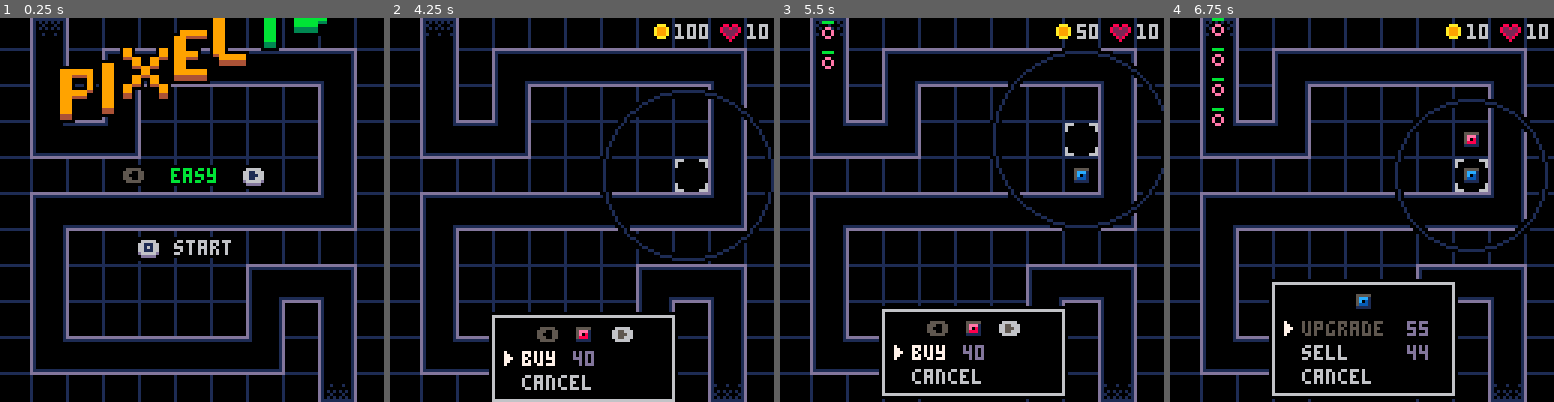
Above: before the commit, frames 1-4 (left to right).
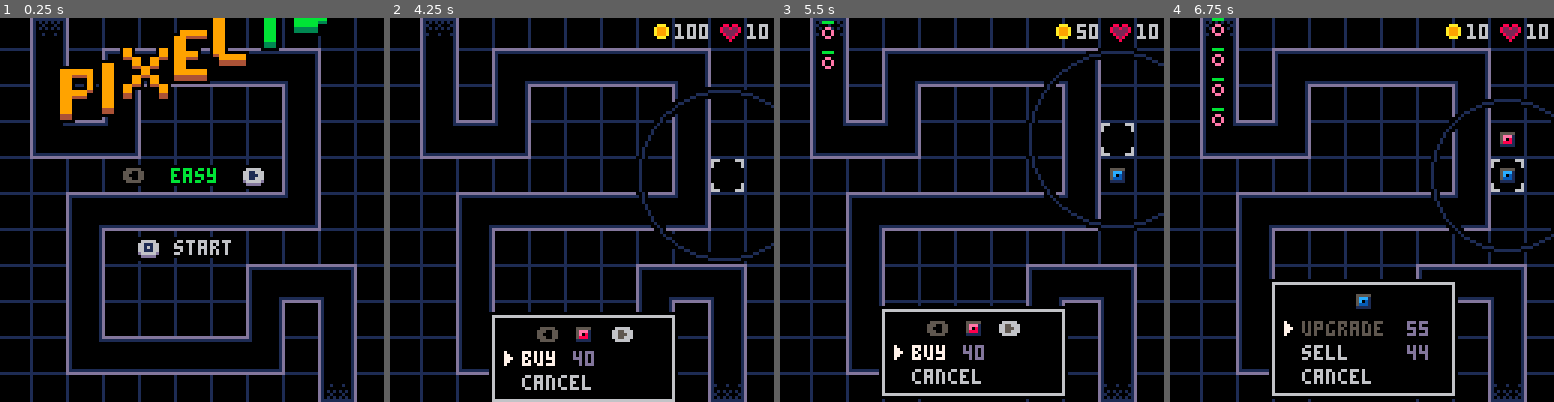
Above: after the commit, the same moments.

Repository: beardedsakimonkey/pixel_td.p8
Game: PICO-8 cartridge pixel_td.p8
Two runs of this game, one before a commit and one after it. Both use one fixed random seed, a clock stepped at 60 frames per second and the inputs below.
Inputs:
- Up to frame 1 (0.25 s): no input
- Up to frame 2 (4.25 s): tap X (X key) at 0.33, 1.07, 1.85, 2.97, 4.08 s; tap O (Z key) at 0.7, 1.7, 2.1, 2.5, 2.9, 3.3, 3.7, 4.1 s; hold Right 1.6-2.1 s; hold Up 2.15-2.42 s; hold Right 2.47-3.03 s; hold Left 3.08-3.58 s; hold Down 3.63-3.97 s; hold Right from 4.02 s (still down)
- Up to frame 3 (5.5 s): tap O (Z key) at 4.5, 4.9, 5.3 s; release Right at 4.68 s; hold Up 4.73-5.03 s; hold Left from 5.08 s (still down); tap X (X key) at 5.2 s
- Up to frame 4 (6.75 s): release Left at 5.68 s; tap O (Z key) at 5.7, 6.1, 6.5 s; hold Down 5.73-6.03 s; hold Right 6.08-6.58 s; tap X (X key) at 6.32 s; hold Right from 6.63 s (still down)

The runs differ from the first frame. In frame 1, 5.2% of the frame differs, in the area x 7-93%, y 7-93%; in frame 2, 7.1%; in frame 3, 7.2%, in the area x 7-100%, y 7-93%; in frame 4, 7.1%.

Commit message:
tweak easy mode map

Diff:
--- a/core.lua
+++ b/core.lua
@@ -46,10 +46,10 @@
 x=1,y=3,cnr=bl
 x=3,y=3,cnr=br
 x=3,y=1,cnr=tl
-x=9,y=1,cnr=tr
-x=9,y=5,cnr=br
-x=1,y=5,cnr=tl
-x=1,y=9,cnr=bl
+x=8,y=1,cnr=tr
+x=8,y=5,cnr=br
+x=2,y=5,cnr=tl
+x=2,y=9,cnr=bl
 x=7,y=9,cnr=br
 x=7,y=7,cnr=tl
 x=9,y=7,cnr=tr
